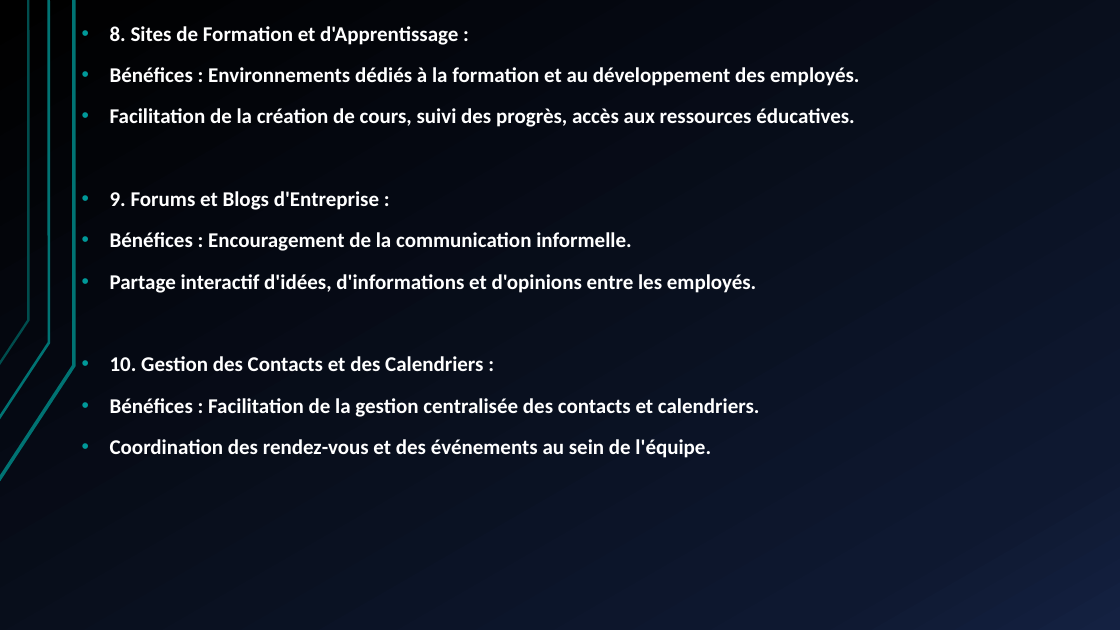
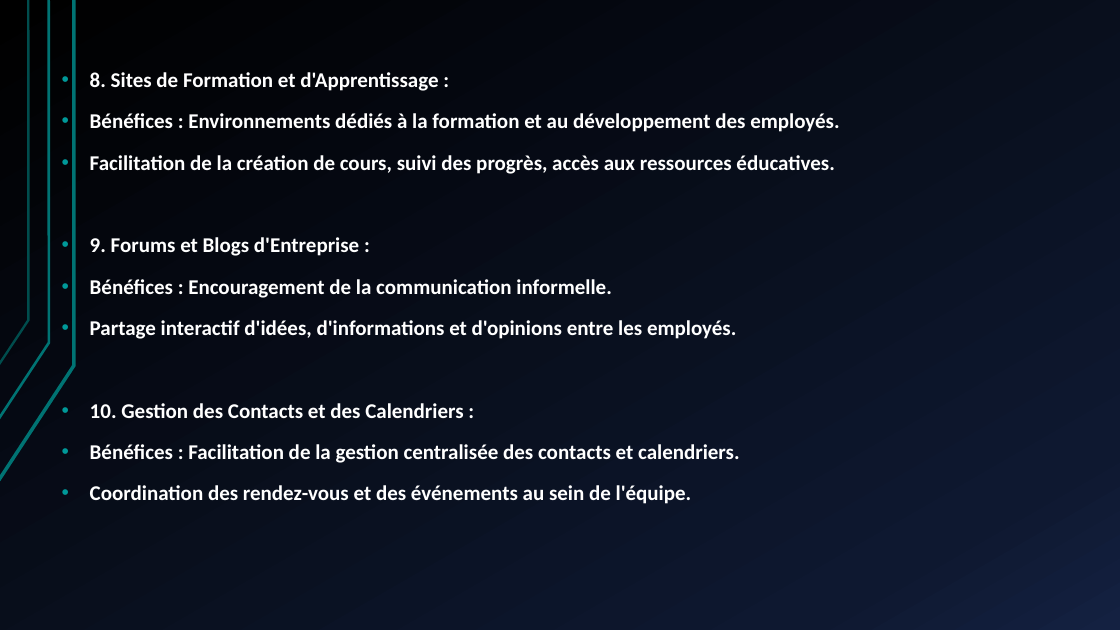
Before and after one commit to JojoTech-IT/Formation, a slide deck: slide 14 of Formation - installation, configuration et sécurisation de sharepoint.pptx (slide 12 before the commit). Drawn at 1120x630 pixels with LibreOffice and Linux fonts; fonts in the diff are those of the drawing. Boxes give left, top, right and bottom in pixels: in the first picture for what was removed or moved away, otherwise in the second. Text is boxed around its words. In the diff, an @@ line names an element or a change of style, - is before the commit and + after.

```diff
--- a/Formation - installation, configuration et sécurisation de sharepoint.pptx
+++ b/Formation - installation, configuration et sécurisation de sharepoint.pptx
@@ text "8. Sites de Formation et ...": place and size @@
-text "8. Sites de Formation et ..." at (110, 26, 859, 458)
+text "8. Sites de Formation et ..." at (90, 72, 839, 504)
@@ text "8. Sites de Formation et ..." at (90, 72, 839, 504): alignment left to justified @@
```
Also in this commit, not shown: 10 other slides changed, 12 slides added, 4 slides removed, 1 other file.
